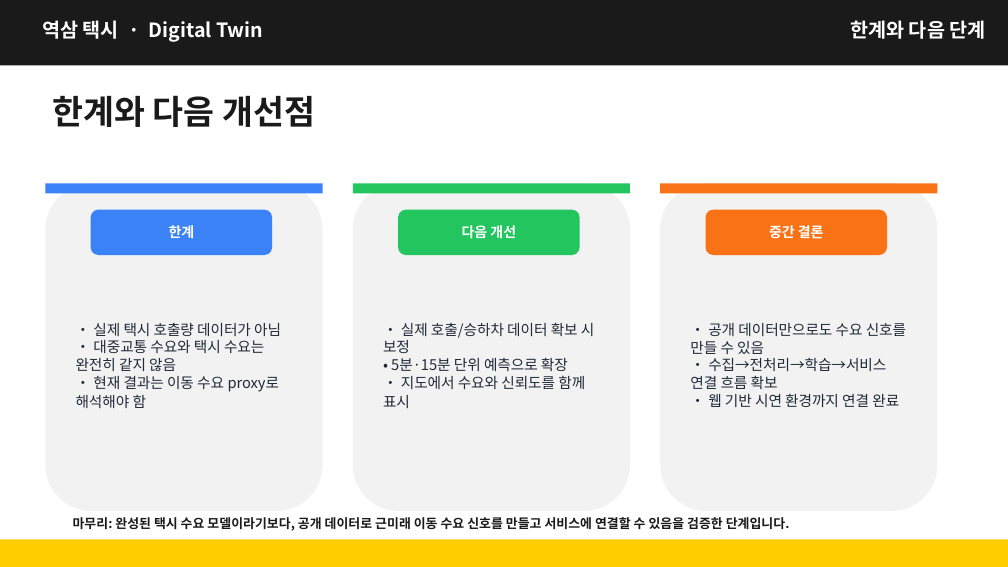
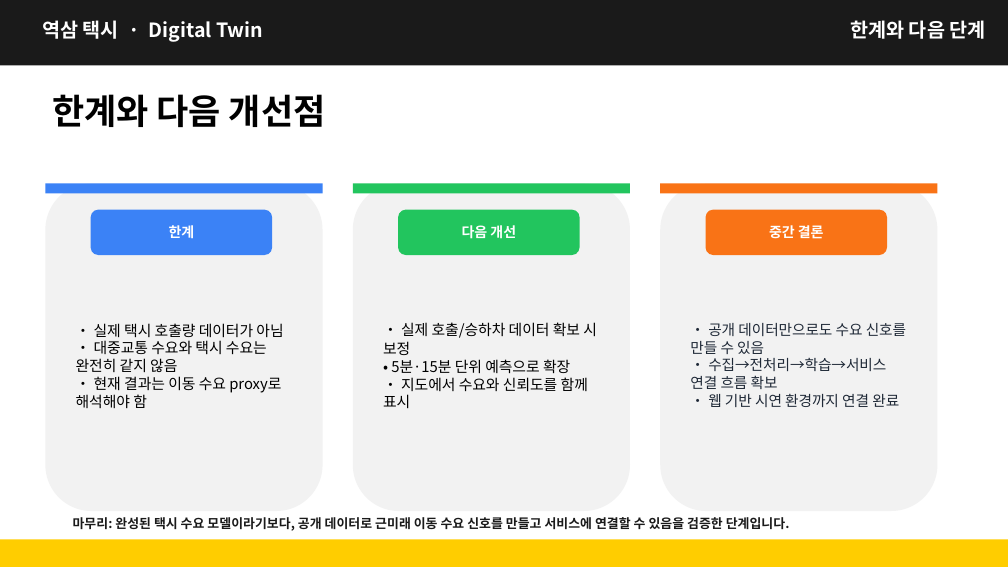
Before and after one commit to kimcanal/yeoksam-taxi, a slide deck: slide 13 of public/a-eye-presentation/A-Eye_midterm_data_collection_forecast.pptx. Drawn at 1008x567 pixels with LibreOffice and Linux fonts; fonts in the diff are those of the drawing. Boxes give left, top, right and bottom in pixels: in the first picture for what was removed or moved away, otherwise in the second. Text is boxed around its words. In the diff, an @@ line names an element or a change of style, - is before the commit and + after.

Commit message:
Fix presentation model wording

```diff
--- a/public/a-eye-presentation/A-Eye_midterm_data_collection_forecast.pptx
+++ b/public/a-eye-presentation/A-Eye_midterm_data_collection_forecast.pptx
@@ text "한계와 다음 개선점" at (52,94,325,127): size 24 to 25 pt, text colour #1A1A1A to #000000 @@
@@ text at (76,323,283,408): text changed; size 10.5 to 10.6 pt; text colour #1F2937 to #000000 @@
-• 실제 택시 호출량 데이터가 아님
-• 대중교통 수요와 택시 수요는 완전히 같지 않음
-• 현재 결과는 이동 수요 proxy로 해석해야 함
+• 실제 택시 호출량 데이터가 아님
+• 대중교통 수요와 택시 수요는 완전히 같지 않음
+• 현재 결과는 이동 수요 proxy로 해석해야 함
@@ text at (383,322,597,409): text changed; size 10.5 to 10.6 pt; text colour #1F2937 to #000000 @@
-• 실제 호출/승하차 데이터 확보 시 보정
-• 5분·15분 단위 예측으로 확장
-• 지도에서 수요와 신뢰도를 함께 표시
+• 실제 호출/승하차 데이터 확보 시 보정
+• 5분·15분 단위 예측으로 확장
+• 지도에서 수요와 신뢰도를 함께 표시
```
Also in this commit, not shown: 8 other slides changed.
